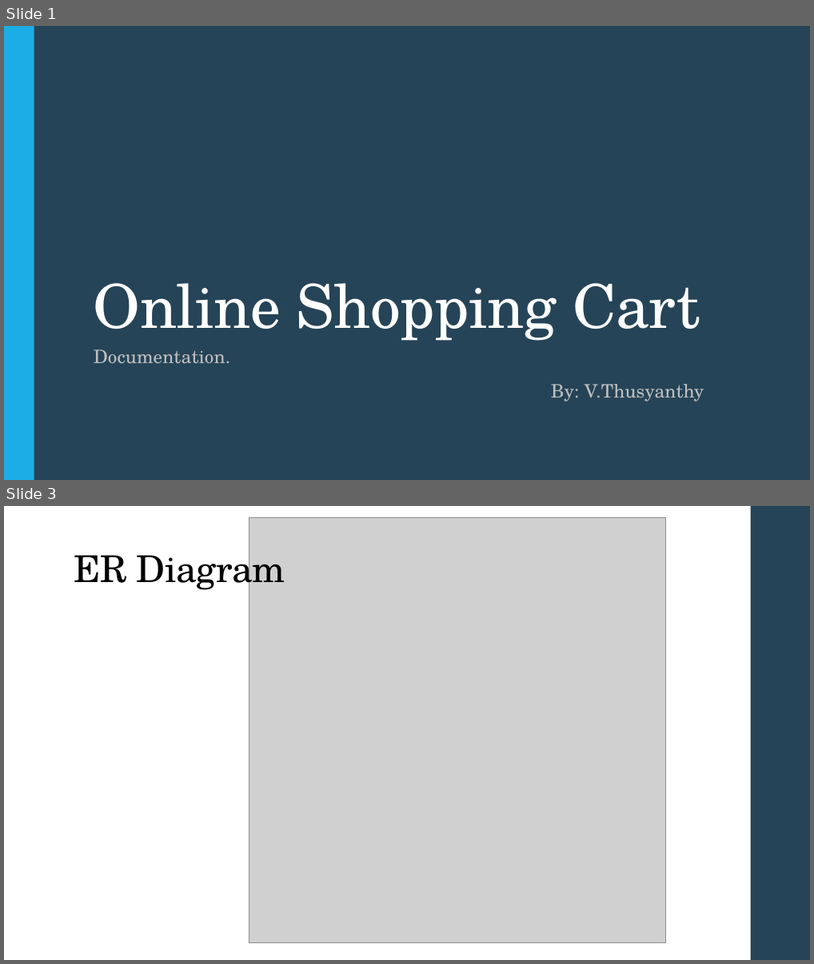
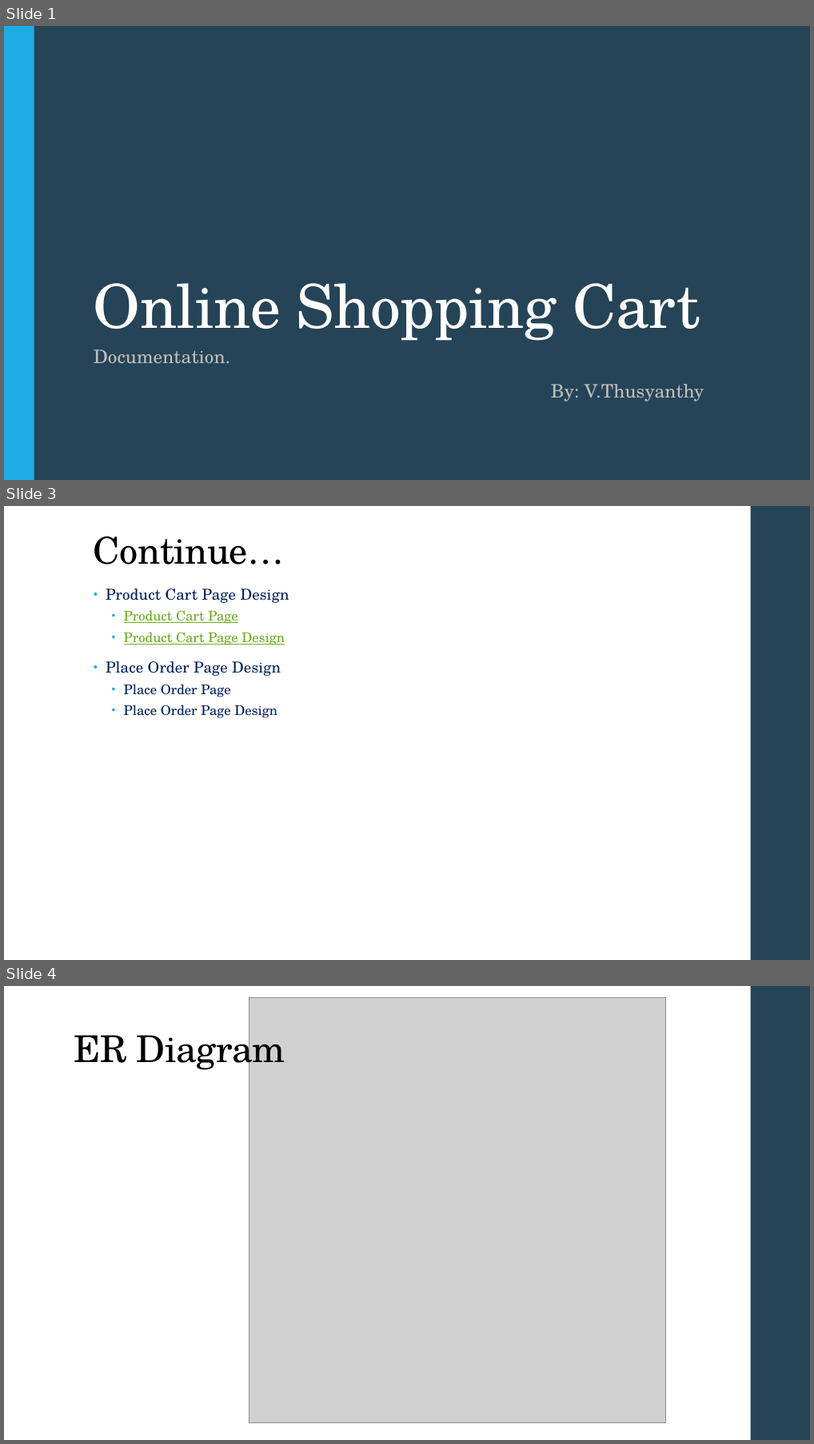
Before and after one commit to vThushy/Vrt_ShoppingCart, a slide deck: Docs/ShoppingCart.pptx. Shown one above the other, each under a label of ours: slides 1 and 3 before the commit, slides 1, 3 and 4 after it; the slides between them are not shown. The pictures are 814x964 and 814x1444 pixels, drawn with LibreOffice and Linux fonts; fonts in the diff are those of the drawing; grey boxes stand for pictures. Boxes give left, top, right and bottom in pixels: in the first picture for what was removed or moved away, otherwise in the second. Text is boxed around its words. In the diff, an @@ line names an element or a change of style, - is before the commit and + after.

```diff
--- a/Docs/ShoppingCart.pptx
+++ b/Docs/ShoppingCart.pptx
@@ slide 3 added at <box>4,506,810,960</box>, background #FFFFFF; not listed: 1 template element that a slide beside it also shows @@
@@ title added at <box>94,536,285,564</box>, 44 pt, text #000000 @@
+Continue…
@@ text added at <box>106,588,290,718</box>, 16 pt, text #002060 @@
+• Product Cart Page Design
+  • Product Cart Page
+  • Product Cart Page Design
+• Place Order Page Design
+  • Place Order Page
+  • Place Order Page Design
@@ what was slide 3 is now slide 4 @@
```
Also in this commit, not shown: 1 slide changed, 2 other slides added, 1 slide removed, 8 other files.
